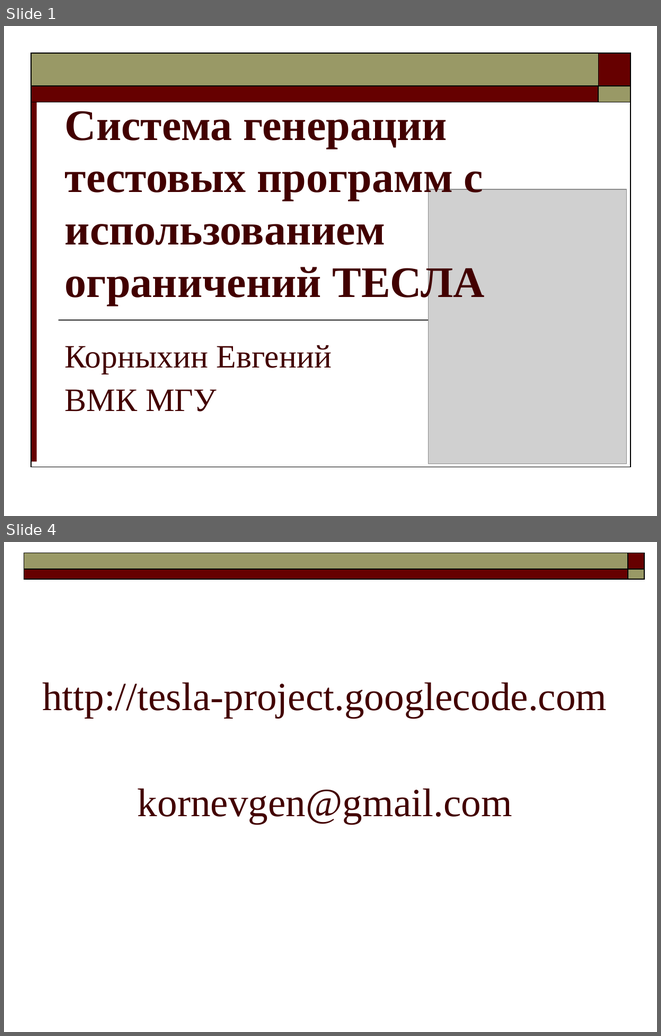
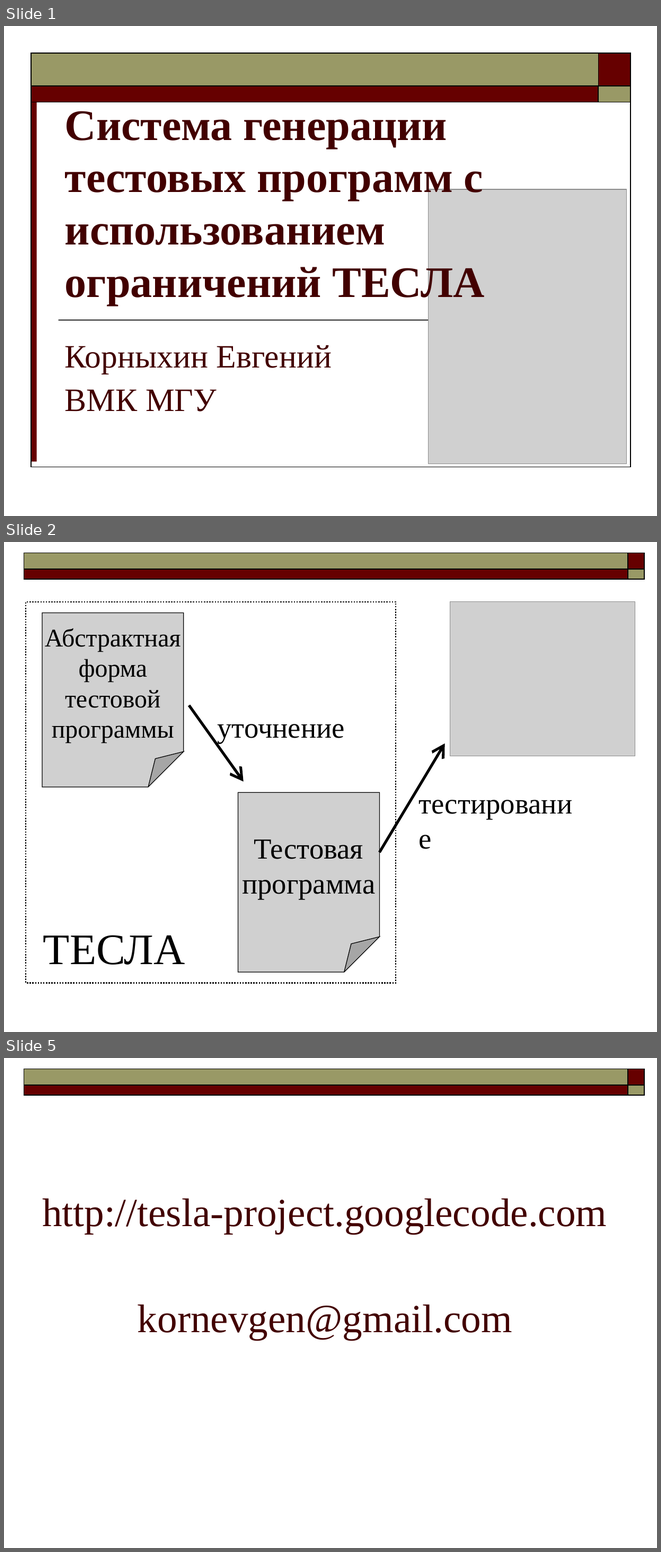
Before and after one commit to kornevgen/tesla-project, a slide deck: papers/Lomonosov-2009/kornevgen-slides.ppt. Shown one above the other, each under a label of ours: slides 1 and 4 before the commit, slides 1, 2 and 5 after it; the slides between them are not shown. The pictures are 661x1036 and 661x1552 pixels, drawn with LibreOffice and Linux fonts; fonts in the diff are those of the drawing; grey boxes stand for pictures. Boxes give left, top, right and bottom in pixels: in the first picture for what was removed or moved away, otherwise in the second. Text is boxed around its words. In the diff, an @@ line names an element or a change of style, - is before the commit and + after.

```diff
--- a/papers/Lomonosov-2009/kornevgen-slides.ppt
+++ b/papers/Lomonosov-2009/kornevgen-slides.ppt
@@ slide 2 added at box(4, 542, 657, 1032), background #FFFFFF; not listed: 4 template elements that a slide beside it also shows @@
@@ rectangle added at box(26, 602, 396, 983), outline #000000 1.5 pt dashed @@
@@ picture added at box(450, 602, 635, 756) @@
@@ picture added at box(42, 612, 184, 787), 28 pt, text #000000 @@
+Абстрактная
+форма
+тестовой
+программы
@@ arrow added from (189, 705) to (244, 782), #000000 3 pt @@
@@ text added at box(217, 724, 345, 743), 32 pt, text #000000 @@
+уточнение
@@ arrow added from (379, 852) to (445, 743), #000000 3 pt @@
@@ picture added at box(238, 792, 379, 972), 32 pt, text #000000 @@
+Тестовая
+программа
@@ text added at box(412, 782, 592, 823), 32 pt, text #000000 @@
+тестирование
@@ text added at box(43, 935, 185, 964), 48 pt, text #000000 @@
+ТЕСЛА
@@ what was slide 4 is now slide 5 @@
```
Also in this commit, not shown: 1 slide changed, 1 other slide added, 1 slide removed, 3 other files.
